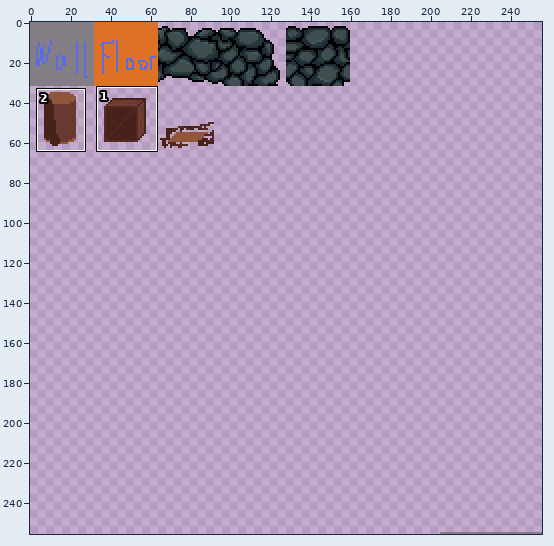
File history of a sprite sheet, textures/lost.png. Above: a wide view before the commit, with the close-up outlined.
Close-up. The starting point:
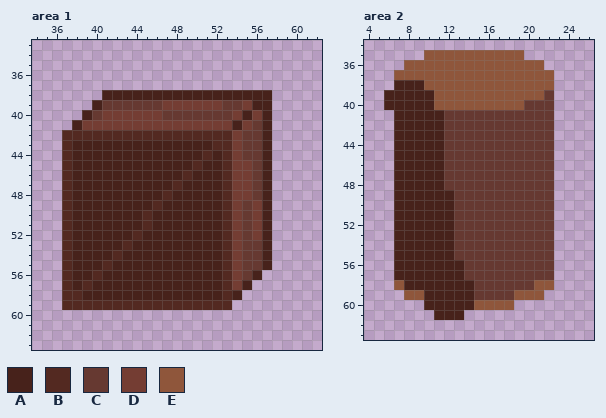
The file is 256x256 pixels. Colours within 5 levels of each other are drawn and written as one. Shown: area 1: x 34..62, y 33..63; area 2: x 4..26, y 34..63. The commit also changed other parts of the picture, which this record leaves out.
Palette (. is transparent): A #47221b  B #532921  C #663931  D #743d33  E #8f563b
Pixels before, area 1, first column x 37:
38 ....AAAAAAAAAAAAAAAAA
39 ...ACCCCCCDDDDDDCCDAA
40 ..ACDDDDDDCCCCCCCDADA
41 .ADDDDDDDDDDDDDDDADCA
42 BBBBBBBBBBBBBBBBBDCCA
43 BAAAAAAAAAAAAAABBDCCA
44 BAAAAAAAAAAAAABABDCCA
45 BAAAAAAAAAAAABAABDDCA
46 BAAAAAAAAAAABAAABDDCA
47 BAAAAAAAAAABAAAABDDCA
48 BAAAAAAAAABAAAAABDDCA
49 BAAAAAAAABAAAAAABDCDA
50 BAAAAAAABAAAAAAABDCDA
51 BAAAAAAABAAAAAAABDCDA
52 BAAAAAABAAAAAAAABDCDA
53 BAAAAABAAAAAAAAABDCCA
54 BAAAABAAAAAAAAAABDCCA
55 BAAABAAAAAAAAAAABDCCA
56 BAABAAAAAAAAAAAABDCA.
57 BABAAAAAAAAAAAAABDA..
58 BBAAAAAAAAAAAAAABA...
59 BBBBBBBBBBBBBBBBB....
Pixels before, area 2, first column x 6:
35 ....EEEEEEEEEE...
36 ..EEEEEEEEEEEEEE.
37 .EEEEEEEEEEEEEEEE
38 .AAAEEEEEEEEEEEEE
39 AAAAAEEEEEEEEEEEC
40 AAAAAEEEEEEEEECCC
41 .AAAAACCCCCCCCCCC
42 .AAAAACCCCCCCCCCC
43 .AAAAACCCCCCCCCCC
44 .AAAAACCCCCCCCCCC
45 .AAAAACCCCCCCCCCC
46 .AAAAACCCCCCCCCCC
47 .AAAAACCCCCCCCCCC
48 .AAAAACCCCCCCCCCC
49 .AAAAAACCCCCCCCCC
50 .AAAAAACCCCCCCCCC
51 .AAAAAACCCCCCCCCC
52 .AAAAAACCCCCCCCCC
53 .AAAAAACCCCCCCCCC
54 .AAAAAACCCCCCCCCC
55 .AAAAAACCCCCCCCCC
56 .AAAAAAACCCCCCCCC
57 .AAAAAAACCCCCCCCC
58 .EAAAAAAACCCCCCEE
59 ..EEAAAAACCCCEEE.
60 ....AAAAAEEEE....
61 .....AAA.........
Now the later version:
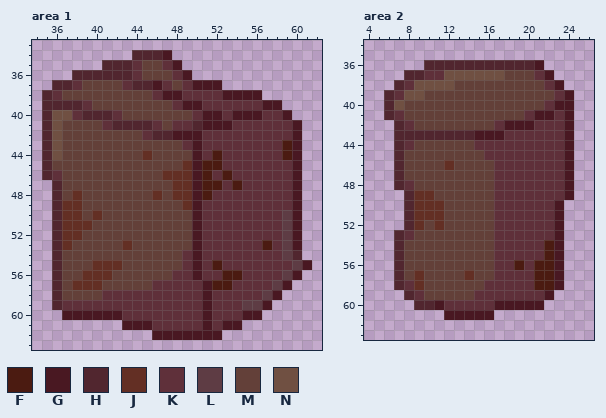
Colours new in this view: F #4b1b11  G #491822  H #51262f  J #632f24  K #5f303a  L #5e3c44  M #634039  N #705042
Change:
Area 1:
y 34: x 44..47 .... -> HHHG
y 35: x 41..48 ........ -> HHHKMMKG
y 36: x 38..49 ............ -> HHHHHHKMMMKG
y 37: x 36..52 ................. -> HHKMMMMKHHGKMKGGG
y 38: x 35..57 ......AAAAAAAAAAAAAAAAA -> HKMMMMMMMMMKGGKKKKGGGG.
y 39: x 35..58 .....ACCCCCCDDDDDDCCDAA. -> HHHHKMMMMMMMMKGGKKKKKKGG
y 40: x 35..59 ....ACDDDDDDCCCCCCCDADA.. -> HNNKHHHKMMMMMMMKGGKGGGKKG
y 41: x 35..60 ...ADDDDDDDDDDDDDDDADCA... -> HNMMMMKHHHHKMKKHGGGKKKKKKG
y 42: x 35..60 ..BBBBBBBBBBBBBBBBBDCCA... -> HNMMMMMMMMKHHGGGKKKKKKKKKG
y 43: x 35..60 ..BAAAAAAAAAAAAAABBDCCA... -> HNMMMMMMMMMMMMKGKKKKKKKKFG
y 44: x 35..60 ..BAAAAAAAAAAAAABABDCCA... -> HNMMMMMMMMJMMMMGKFKKKKKKFG
y 45: x 35..60 ..BAAAAAAAAAAAABAABDDCA... -> HMMMMMMMMMMMMMJGFFKKKKKKKG
y 46: x 35..60 ..BAAAAAAAAAAABAAABDDCA... -> HKMMMMMMMMMMJJJGFKFKKKKKKG
y 47: x 36..60 .BAAAAAAAAAABAAAABDDCA... -> HMMMMMMMMMMMJJGFFKFKKKKKG
y 48: x 36..60 .BAAAAAAAAABAAAAABDDCA... -> HMJMMMMMMMJMJJGFKKKKKKKKG
y 49: x 36..60 .BAAAAAAAABAAAAAABDCDA... -> HJJMMMMMMMMMMJGKKKKKKKKKG
y 50: x 36..60 .BAAAAAAABAAAAAAABDCDA... -> HJJMJMMMMMMMMMGKKKKKKKKLG
y 51: x 36..60 .BAAAAAAABAAAAAAABDCDA... -> HJJJMMMMMMMMMMGKKKKKKKKLG
y 52: x 36..60 .BAAAAAABAAAAAAAABDCDA... -> HJJMMMMMMMMMMMGKKKKKKKKLG
y 53: x 36..60 .BAAAAABAAAAAAAAABDCCA... -> HJMMMMMJMMMMMMGKKKKKKFKLG
y 54: x 36..60 .BAAAABAAAAAAAAAABDCCA... -> HMMMMMMMMMMMMKGKKKKKKKKLH
y 55: x 36..61 .BAAABAAAAAAAAAAABDCCA.... -> HMMMJJJMMMMMMKGKFKKKKKKKLG
y 56: x 36..60 .BAABAAAAAAAAAAAABDCA.... -> HMMJJJMMMMMMKKGKKFFKKKKLG
y 57: x 36..59 .BABAAAAAAAAAAAAABDA.... -> HMJJJMMMMMKKKKKGFFKKKKLG
y 58: x 36..58 .BBAAAAAAAAAAAAAABA.... -> HMMMMKKKKKKKKKKGKKKKKLG
y 59: x 36..57 .BBBBBBBBBBBBBBBBB.... -> HKKKKKKKKKKKKKKGKKKLLG
y 60: x 37..56 .................... -> GGGGGGKKKKKKKKGKKKGG
y 61: x 43..54 ............ -> GGGKKKKKGKGG
y 62: x 46..52 ....... -> GGGGGGG
Area 2:
y 35: x 10..19 EEEEEEEEEE -> ..........
y 36: x 8..21 EEEEEEEEEEEEEE -> ..HHHHHHHHHHHG
y 37: x 7..22 EEEEEEEEEEEEEEEE -> .HHKKNNNNNNMMMKG
y 38: x 7..23 AAAEEEEEEEEEEEEE. -> HKNNNNMMMMMMMMMKG
y 39: x 6..24 AAAAAEEEEEEEEEEEC.. -> HKNNMMMMMMMMMMMMMKG
y 40: x 6..24 AAAAAEEEEEEEEECCC.. -> HNMMMMMMMMMMMMMMKGG
y 41: x 6..24 .AAAAACCCCCCCCCCC.. -> HKMMMMMMMMMMMMKGGKG
y 42: x 7..24 AAAAACCCCCCCCCCC.. -> HKMMMMMMMMKGGGKKKG
y 43: x 7..24 AAAAACCCCCCCCCCC.. -> HHHHHHHHGGGKKKKKKG
y 44: x 7..24 AAAAACCCCCCCCCCC.. -> HKMMMMMMKKKKKKKKKG
y 45: x 7..24 AAAAACCCCCCCCCCC.. -> HMMMMMMMMKKKKKKKKG
y 46: x 7..24 AAAAACCCCCCCCCCC.. -> HMMMMJMMMMKKKKKKKG
y 47: x 7..24 AAAAACCCCCCCCCCC.. -> HMMMMMMMMMKKKKKKKG
y 48: x 7..24 AAAAACCCCCCCCCCC.. -> HKMMMMMMMMKKKKKKKG
y 49: x 7..24 AAAAAACCCCCCCCCC.. -> .HJJMMMMMMKKKKKKKG
y 50..51: x 7..23 AAAAAACCCCCCCCCC. -> .HJJJMMMMMKKKKKKG
y 52: x 7..23 AAAAAACCCCCCCCCC. -> .HJMJMMMMMKKKKKKG
y 53: x 7..23 AAAAAACCCCCCCCCC. -> HKMMMMMMMMKKKKKKG
y 54..55: x 7..23 AAAAAACCCCCCCCCC. -> HMMMMMMMMMKKKKKFG
y 56: x 7..23 AAAAAAACCCCCCCCC. -> HMMMMMMMMMKKFKFFG
y 57: x 7..23 AAAAAAACCCCCCCCC. -> HMJMMMMJMMKKKKFFG
y 58: x 7..23 EAAAAAAACCCCCCEE. -> HKJMMMMMMKKKKKFFG
y 59: x 8..22 EEAAAAACCCCEEE. -> HKMMMMMKKKKKKKG
y 60: x 9..21 .AAAAAEEEE... -> HHGKKKKKGGGGG
y 61: x 11..16 AAA... -> .GGGGG
Pixel boxes of the changes (left, top, right, bottom) in both close-ups:
changed: (42, 50, 312, 340)
changed: (384, 50, 574, 320)
